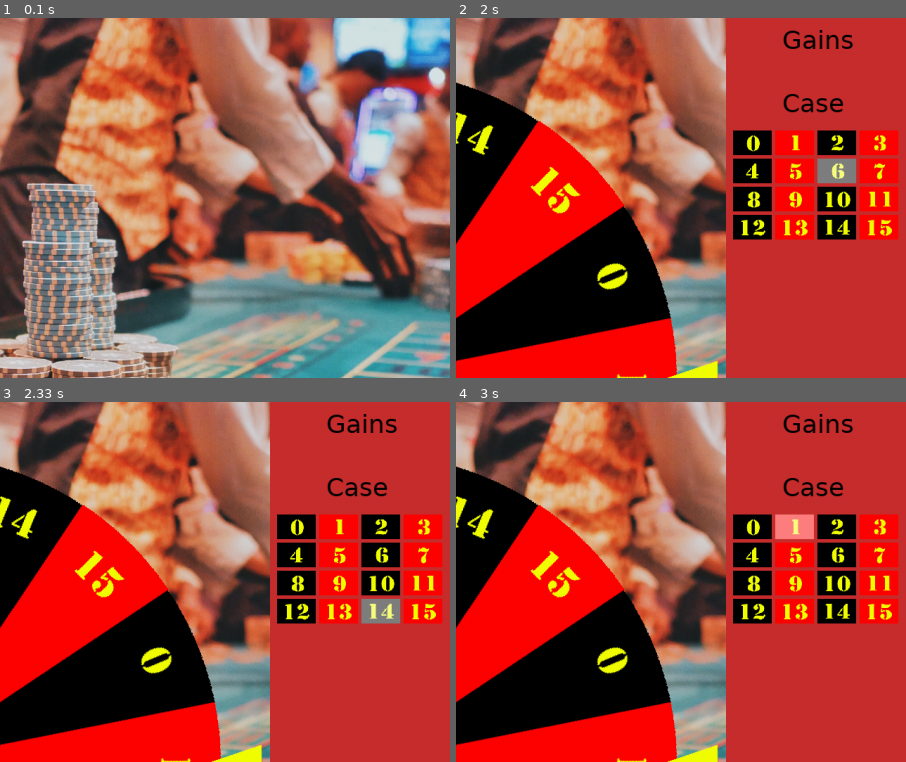
Above: before the commit, frames 1-4 (two rows, left to right).
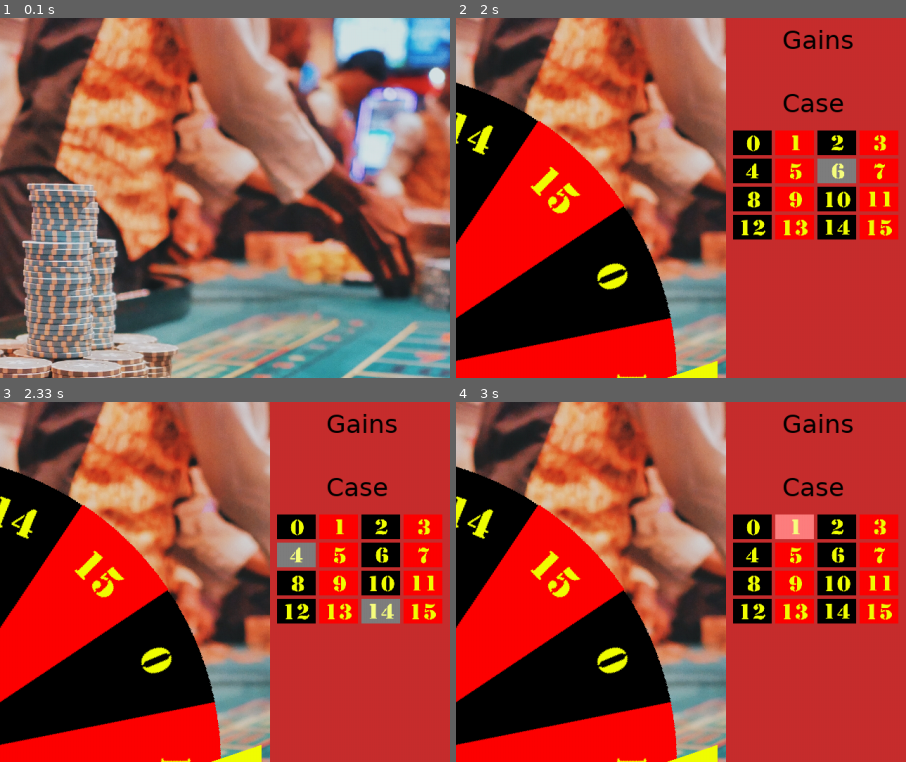
Above: after the commit, the same moments.

Repository: mehradn7/cryptocasino
Game: pygame game, started from main.py
Same seed, same stepped clock (60 frames per second), same inputs: the game is played once before the commit and once after it.
Inputs (mouse positions are % of the whole screen's width and height, from its top left):
- Up to frame 1 (0.1 s): no input
- Up to frame 2 (2 s): tap F1 at 0.33 s; press the mouse at (92, 21) at 0.7 s; move the mouse to (53, 37) at 0.8 s; release the mouse at (13, 52) at 0.93 s; tap Space at 1.1 s
- Up to frame 3 (2.33 s): press the mouse at (92, 29) at 2.1 s; move the mouse to (87, 26) at 2.2 s; move the mouse to (82, 22) at 2.3 s
- Up to frame 4 (3 s): release the mouse at (82, 22) at 2.33 s; press the mouse at (83, 29) at 2.43 s; move the mouse to (62, 58) at 2.53 s; move the mouse to (42, 87) at 2.63 s; release the mouse at (42, 87) at 2.67 s; press the mouse at (88, 17) at 2.8 s; move the mouse to (58, 24) at 2.9 s
The pictures show only the part of the screen within x 50-100%, y 0-50%; the shares and areas given below are measured in that part.

Frames 1-2 are identical in both runs. In frame 3, 0.6% of the frame differs, in the area x 61-71%, y 38-47%; in frame 4, nothing differs.

Commit message:
improved project tree

Diff:
--- a/button.py
+++ /dev/null
@@ -1,40 +0,0 @@
-import pygame
-
-# This class represents a single button with a number, used to bet on a pocket
-class Button(pygame.sprite.Sprite):
-    def __init__(self, x, y, width, height,
-                 image_normal, image_hover,
-                 image_down):
-
-        super().__init__()
-
-        self.image_normal = pygame.transform.scale(image_normal, (width, height))
-        self.image_hover = pygame.transform.scale(image_hover, (width, height))
-        self.image_down = pygame.transform.scale(image_down, (width, height))
-
-        self.image = self.image_normal  # The currently active image.
-        self.rect = self.image.get_rect(topleft=(x, y))
-
-        self.button_down = False
-
-    def update_picture(self, modele):
-        pass
-
-class CaseButton(Button):
-    def __init__(self, x, y, width, height,
-                 image_normal, image_hover,
-                 image_down, caseNumber):
-
-        super().__init__(x, y, width, height,
-                 image_normal, image_hover,
-                 image_down)
-
-        self.caseNumber = caseNumber
-
-    def update_picture(self, modele):
-        if modele.case == self.caseNumber:
-            self.button_down = True
-            self.image = self.image_down
-        else:
-            self.button_down = False
-            self.image = self.image_normal
--- a/randomNumber.py
+++ b/crypto/randomNumber.py
@@ -1,5 +1,5 @@
-import lfsr
-import mersenneTwister
+import crypto.lfsr as lfsr
+import crypto.mersenneTwister as mersenneTwister
 import utils
 
 class PRNG:
--- a/events.py
+++ b/events.py
@@ -1,6 +1,5 @@
 import pygame
-import interface
-import randomNumber
+import crypto.randomNumber
 import model
 
 # A class that manages all the events occuring throughout the game
@@ -9,7 +8,7 @@
     def __init__(self, windowManager, prngMode = "lfsr"):
         self.state = "Menu"
         self.windowManager = windowManager
-        self.prng = randomNumber.PRNG(prngMode)
+        self.prng = crypto.randomNumber.PRNG(prngMode)
         self.modele = model.Model()
 
 
@@ -36,16 +35,17 @@
             print("Next", nextValue)
             self.windowManager.roll(nextValue)
             self.modele.tour(nextValue)
-            pygame.time.wait(100)
             pygame.event.clear() # clear all events that happened while the wheel was rolling
             self.state = "Roulette"
 
         if (event.type == pygame.MOUSEBUTTONDOWN):
 
-            # handle click to update the model
+            # handle click to update the model (case_sprites)
             for button in self.windowManager.case_sprites.sprites():
                 if button.rect.collidepoint(event.pos):
-                    self.modele.caseChosen(button.caseNumber)
+                    self.modele.caseChosen(button.pocketNumber)
+
+            # handle click to update the model (bet_sprites)
 
             # update pictures depending on the model
             for button in self.windowManager.case_sprites.sprites():
@@ -54,3 +54,17 @@
             # refresh view
             self.windowManager.case_sprites.draw(self.windowManager.window)
             pygame.display.flip()
+
+        if (event.type == pygame.MOUSEMOTION):
+            # handle click to update the model (case_sprites)
+            for button in self.windowManager.case_sprites.sprites():
+
+                if self.modele.case != button.pocketNumber:
+                    if button.rect.collidepoint(event.pos):
+                        button.image = button.image_hover
+                    else:
+                        button.image = button.image_normal
+
+            # refresh view
+            self.windowManager.case_sprites.draw(self.windowManager.window)
+            pygame.display.flip()
--- a/main.py
+++ b/main.py
@@ -1,9 +1,10 @@
 #!/usr/bin/python3
 import pygame
+import random
+
 import events
-import interface
-import randomNumber
-import random
+import view.interface as  interface
+import crypto.randomNumber as randomNumber
 import utils
 
 def mainLoop(mode = "lfsr"):
@@ -12,9 +13,9 @@
 
     running = True
     clock = pygame.time.Clock()
-    windowManager = interface.windowManager()
-    windowManager.initMainMenu()
-    eventManager = events.EventManager(windowManager, mode)
+    windowMgr = interface.WindowManager()
+    windowMgr.initMainMenu()
+    eventManager = events.EventManager(windowMgr, mode)
 
     while running:
         clock.tick(30)
--- a/model.py
+++ b/model.py
@@ -1,6 +1,8 @@
-class Model: # mettre dans un fichier à part
+# A class describing the model of the game
+
+class Model:
     def __init__(self):
-        self.gains = 100
+        self.balance = 100
         self.mise = 1
         self.case = 0
 
@@ -12,5 +14,5 @@
 
     def tour(self, caseSortie):
         if self.case == caseSortie:
-            self.gains += self.mise * 15
-        print("Money :", self.gains)
+            self.balance += self.mise * 15
+        print("Balance :", self.balance)
--- /dev/null
+++ b/view/button.py
@@ -0,0 +1,19 @@
+import pygame
+
+# This is a base class representing any type of button
+class Button(pygame.sprite.Sprite):
+    def __init__(self, x, y, width, height,
+                 image_normal, image_hover,
+                 image_down):
+
+        super().__init__()
+
+        self.image_normal = pygame.transform.scale(image_normal, (width, height))
+        self.image_hover = pygame.transform.scale(image_hover, (width, height))
+        self.image_down = pygame.transform.scale(image_down, (width, height))
+
+        self.image = self.image_normal  # The currently active image.
+        self.rect = self.image.get_rect(topleft=(x, y))
+
+    def update_picture(self, modele):
+        pass
--- a/interface.py
+++ b/view/interface.py
@@ -1,29 +1,18 @@
 import pygame
 import numpy
+
 from params import *
-from button import *
+import view.pocketbutton as pocketbutton
+import view.wheel as wheel
 
-# A class representing the wheel
-class Wheel: # mettre dans un fichier à part
-    def __init__(self):
-        self.surface = pygame.image.load(image_wheel).convert_alpha()
-        self.angle = 0
-        self.center_x = wheelRadius
-        self.center_y = wheelRadius
-
-    def change_angle(self, angle):
-        self.angle = angle % 360
-        self.surface = pygame.transform.rotate(pygame.image.load(image_wheel).convert_alpha(), self.angle)
-        self.center_x, self.center_y = self.surface.get_rect().center
-
-# A class representing the game and all its content
-class windowManager: #changer le nom en 'Game' (et renommer ce fichier en game.py), ça parait plus logique : non
+# A class representing the window and all its content
+class WindowManager:
     def __init__(self):
         self.window = pygame.display.set_mode((width, height))
         self.fond_casino = pygame.image.load(image_fond_casino).convert()
         self.fond_roulette = pygame.image.load(image_fond_roulette).convert()
         self.fond_sidemenu = pygame.image.load(image_fond_sidemenu).convert()
-        self.wheel = Wheel()
+        self.wheel = wheel.Wheel()
         self.wheelAngle = 0
         self.arrow = pygame.transform.scale(pygame.image.load(image_arrow).convert_alpha(), (arrowSide*3 //2 ,arrowSide))
         self.case_sprites = pygame.sprite.Group()
@@ -44,9 +33,9 @@
         # create button sprites
         for i in range(4):
             for j in range(4):
-                caseNumber = 4*i+j
-                button = CaseButton(height + 10 + 60*j, 160 + 40*i, 55, 35,self.list_images_buttons_normal[caseNumber],
-                self.list_images_buttons_clicked[caseNumber], self.list_images_buttons_clicked[caseNumber], caseNumber)
+                pocketNumber = 4*i+j
+                button = pocketbutton.PocketButton(height + 10 + 60*j, 160 + 40*i, 55, 35,self.list_images_buttons_normal[pocketNumber],
+                self.list_images_buttons_clicked[pocketNumber], self.list_images_buttons_clicked[pocketNumber], pocketNumber)
                 self.case_sprites.add(button)
                 button.update_picture(modele)
 
--- /dev/null
+++ b/view/pocketbutton.py
@@ -0,0 +1,19 @@
+from view.button import Button
+
+# A subclass of Button, describing the buttons used to bet on a pocket
+class PocketButton(Button):
+    def __init__(self, x, y, width, height,
+                 image_normal, image_hover,
+                 image_down, pocketNumber):
+
+        super().__init__(x, y, width, height,
+                 image_normal, image_hover,
+                 image_down)
+
+        self.pocketNumber = pocketNumber
+
+    def update_picture(self, modele):
+        if modele.case == self.pocketNumber:
+            self.image = self.image_down
+        else:
+            self.image = self.image_normal
--- /dev/null
+++ b/view/wheel.py
@@ -0,0 +1,16 @@
+import pygame
+
+from params import *
+
+# A class representing the wheel
+class Wheel:
+    def __init__(self):
+        self.surface = pygame.image.load(image_wheel).convert_alpha()
+        self.angle = 0
+        self.center_x = wheelRadius
+        self.center_y = wheelRadius
+
+    def change_angle(self, angle):
+        self.angle = angle % 360
+        self.surface = pygame.transform.rotate(pygame.image.load(image_wheel).convert_alpha(), self.angle)
+        self.center_x, self.center_y = self.surface.get_rect().center
Renamed: lfsr.py -> crypto/lfsr.py
Renamed: mersenneTwister.py -> crypto/mersenneTwister.py
Renamed: README.md -> doc/README.md
Renamed: liens -> doc/liens
